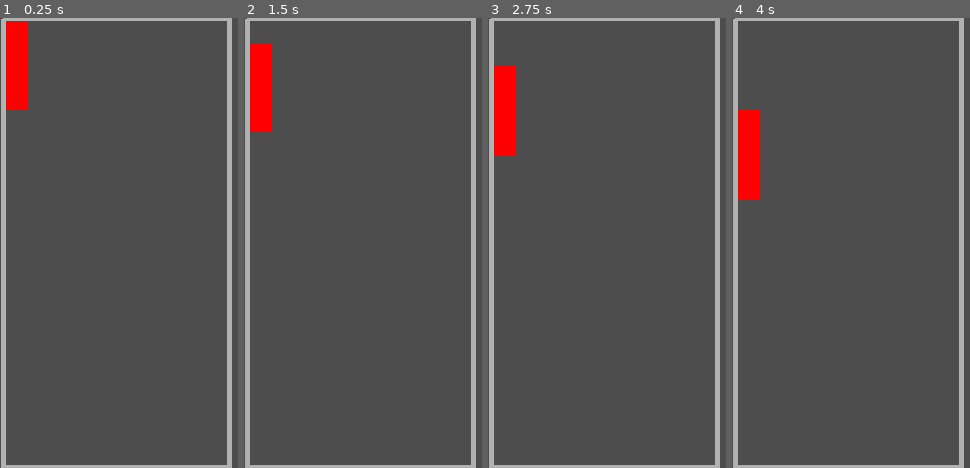
Above: before the commit, frames 1-4 (left to right).
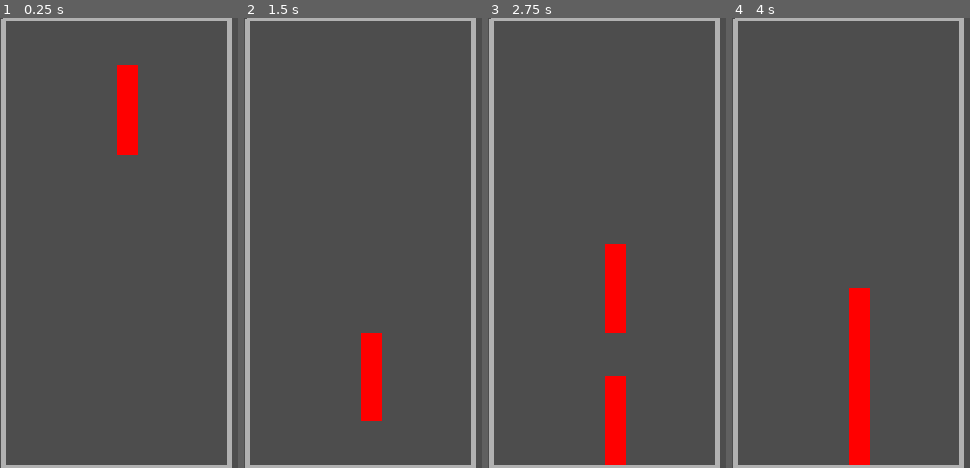
Above: after the commit, the same moments.

Repository: Garytoman79/gtris
Game: Godot game, scene res://scenes/board/board.tscn
Two runs of this game, one before a commit and one after it. Both use one fixed random seed, a clock stepped at 60 frames per second and the inputs below.
Inputs:
- Up to frame 1 (0.25 s): no input
- Up to frame 2 (1.5 s): no input
- Up to frame 3 (2.75 s): no input
- Up to frame 4 (4 s): tap Enter at 3.5 s

The runs differ from the first frame. In frame 1, 3.5% of the frame differs, in the area x 2-58%, y 0-31%; in frame 2, 3.5%; in frame 3, 5.3%, in the area x 2-58%, y 10-100%; in frame 4, 5.2%.

Commit message:
WIP - implemented with signals

Diff:
--- /dev/null
+++ b/piezas/piece_i.gd
@@ -0,0 +1,22 @@
+extends Node2D
+
+signal piece_locked
+var already_locked = false
+
+# Called when the node enters the scene tree for the first time.
+func _ready() -> void:
+	print("Posición de la pieza: ", global_position)
+
+
+# Called every frame. 'delta' is the elapsed time since the previous frame.
+func _process(_delta: float) -> void:
+	pass
+
+
+func _on_piece_area_body_entered(body: Node2D) -> void:
+	if already_locked:
+		return
+
+	already_locked = true
+	piece_locked.emit()
+	print("Tocó: ", body.name, " - fijando pieza")
--- a/piezas/piece_i.tscn
+++ b/piezas/piece_i.tscn
@@ -1,8 +1,13 @@
 [gd_scene format=3 uid="uid://caefptih2bo0t"]
 
+[ext_resource type="Script" uid="uid://bkk775t7pcbok" path="res://piezas/piece_i.gd" id="1_2yxph"]
 [ext_resource type="PackedScene" uid="uid://b5b0nnbid0q2x" path="res://piezas/block.tscn" id="1_u5a18"]
 
+[sub_resource type="RectangleShape2D" id="RectangleShape2D_t85kk"]
+size = Vector2(32, 32)
+
 [node name="PieceI" type="Node2D" unique_id=1414976138]
+script = ExtResource("1_2yxph")
 
 [node name="CanvasGroup" type="CanvasGroup" parent="." unique_id=1326538354]
 clear_margin = 15.0
@@ -22,3 +27,23 @@
 [node name="Block4" parent="CanvasGroup" unique_id=399067955 instance=ExtResource("1_u5a18")]
 modulate = Color(1.1291975, 0, 0, 1)
 position = Vector2(16, 112)
+
+[node name="PieceArea" type="Area2D" parent="." unique_id=2138585889]
+
+[node name="CollisionShape2D" type="CollisionShape2D" parent="PieceArea" unique_id=318101653]
+position = Vector2(16, 16)
+shape = SubResource("RectangleShape2D_t85kk")
+
+[node name="CollisionShape2D2" type="CollisionShape2D" parent="PieceArea" unique_id=668128548]
+position = Vector2(16, 48)
+shape = SubResource("RectangleShape2D_t85kk")
+
+[node name="CollisionShape2D3" type="CollisionShape2D" parent="PieceArea" unique_id=383247683]
+position = Vector2(16, 80)
+shape = SubResource("RectangleShape2D_t85kk")
+
+[node name="CollisionShape2D4" type="CollisionShape2D" parent="PieceArea" unique_id=530123782]
+position = Vector2(16, 112)
+shape = SubResource("RectangleShape2D_t85kk")
+
+[connection signal="body_entered" from="PieceArea" to="." method="_on_piece_area_body_entered"]
--- a/scenes/board/board.gd
+++ b/scenes/board/board.gd
@@ -19,12 +19,12 @@
 		grid.append(row)
 
 	var piece_i_scene = preload("res://piezas/piece_i.tscn")
-	spawn_piece(piece_i_scene, 0, 0)
+	spawn_piece(piece_i_scene, 5, 0)
 
 
 
 # Called every frame. 'delta' is the elapsed time since the previous frame.
-func _process(delta: float) -> void:
+func _process(_delta: float) -> void:
 	pass
 
 
@@ -33,6 +33,14 @@
 	current_piece = piece_escene.instantiate()
 	add_child(current_piece)
 	current_piece.position = Vector2(start_col * BLOCK_SIZE, start_row * BLOCK_SIZE)
+	current_piece.piece_locked.connect(_on_piece_locked)
+
+
+
+func _on_piece_locked():
+	$Timer.stop()
+	register_piece_in_grid(current_piece)
+	call_deferred("spawn_next_piece")
 
 
 
@@ -42,4 +50,43 @@
 
 
 func move_piece_down():
-	current_piece.position.y += BLOCK_SIZE
+	if can_move_down():
+		current_piece.position.y += BLOCK_SIZE
+
+
+
+func register_piece_in_grid(piece: Node2D):
+	for block in piece.get_node("CanvasGroup").get_children():
+		var cell = get_grid_cell(block)
+
+		grid[cell.y][cell.x] = true
+
+
+
+func spawn_next_piece():
+	var piece_i_scene = preload("res://piezas/piece_i.tscn")
+
+	spawn_piece(piece_i_scene, 5, 0)
+	$Timer.start()
+
+
+
+func can_move_down() -> bool:
+	for block in current_piece.get_node("CanvasGroup").get_children():
+		var cell = get_grid_cell(block)
+		var next_row = cell.y + 1
+
+		if next_row >= ROWS:
+			return false
+
+		if grid[next_row][cell.x] != null:
+			return false
+
+	return true
+
+
+func get_grid_cell(block: Node2D) -> Vector2:
+	var world_pos = block.global_position - global_position
+	var col = int(world_pos.x / BLOCK_SIZE)
+	var row = int(world_pos.y / BLOCK_SIZE)
+	return Vector2i(col, row)
--- a/scenes/board/board.tscn
+++ b/scenes/board/board.tscn
@@ -2,11 +2,14 @@
 
 [ext_resource type="Script" uid="uid://c65jao75mn2nw" path="res://scenes/board/board.gd" id="1_hfb3y"]
 
-[sub_resource type="RectangleShape2D" id="RectangleShape2D_t85kk"]
-size = Vector2(8, 648)
+[sub_resource type="RectangleShape2D" id="RectangleShape2D_s78fa"]
+size = Vector2(6, 640)
 
-[sub_resource type="RectangleShape2D" id="RectangleShape2D_7x8du"]
-size = Vector2(330, 3)
+[sub_resource type="RectangleShape2D" id="RectangleShape2D_jnyf0"]
+size = Vector2(6, 640)
+
+[sub_resource type="RectangleShape2D" id="RectangleShape2D_bqb0t"]
+size = Vector2(320, 6)
 
 [node name="Board" type="Node2D" unique_id=499583945]
 position = Vector2(7.5, 4.5)
@@ -18,20 +21,25 @@
 default_color = Color(0.6955032, 0.6955031, 0.6955031, 1)
 
 [node name="Timer" type="Timer" parent="." unique_id=95124498]
+wait_time = 0.10200000000000001
 autostart = true
 
-[node name="Walls" type="StaticBody2D" parent="." unique_id=1483849277]
+[node name="WallLeft" type="StaticBody2D" parent="." unique_id=894274566]
 
-[node name="WallLeft" type="CollisionShape2D" parent="Walls" unique_id=900578323]
-position = Vector2(-3.5, 316.75)
-shape = SubResource("RectangleShape2D_t85kk")
+[node name="CollisionShape2D" type="CollisionShape2D" parent="WallLeft" unique_id=1203933690]
+position = Vector2(-3, 320)
+shape = SubResource("RectangleShape2D_s78fa")
 
-[node name="WallRight" type="CollisionShape2D" parent="Walls" unique_id=741514300]
-position = Vector2(324.5, 319.5)
-shape = SubResource("RectangleShape2D_t85kk")
+[node name="WallRight" type="StaticBody2D" parent="." unique_id=1946877292]
 
-[node name="Floor" type="CollisionShape2D" parent="Walls" unique_id=1693215526]
-position = Vector2(160.5, 641.5)
-shape = SubResource("RectangleShape2D_7x8du")
+[node name="CollisionShape2D" type="CollisionShape2D" parent="WallRight" unique_id=699244552]
+position = Vector2(323, 320)
+shape = SubResource("RectangleShape2D_jnyf0")
+
+[node name="Floor" type="StaticBody2D" parent="." unique_id=1744265543]
+
+[node name="CollisionShape2D" type="CollisionShape2D" parent="Floor" unique_id=155963628]
+position = Vector2(160, 643)
+shape = SubResource("RectangleShape2D_bqb0t")
 
 [connection signal="timeout" from="Timer" to="." method="_on_timer_timeout"]
Not shown, added: piezas/piece_i.gd.uid
